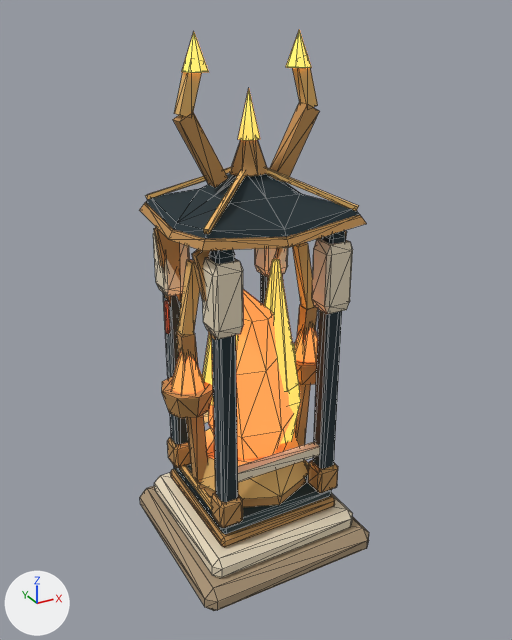
One commit to the FBX model Assets/_Game/Art/Models/ART3/Tower_FlameLanternL3.fbx: the scene before it, then after it.
Camera for both pictures: a camera (50 mm lens) standing at (-1.46, -2.71, 2.58) and looking at (0.02, -0.02, 1.24). The axes (+X, +Y, +Z) are drawn at lower left. The lights are the same throughout. The first picture is the older version. Mesh edges are drawn as thin lines. Where no turn or scale is listed for an object, it has been applied to the vertices. Vertices at exactly the same position are counted once.

Before the edit, the objects in view are built like this:
```python
me_tower_flamelanternl3mesh_001 = bpy.data.meshes.new('Tower_FlameLanternL3Mesh.001')
me_tower_flamelanternl3mesh_001.from_pydata(...)  # 918 vertices, 1600 faces; spans x -0.47..0.47, y -0.47..0.47, z 0.0..2.51
# faces by material slot: [1340, 260]
me_tower_flamelanternl3mesh_001.materials.append(mat_art1surface)  # picture img_art1palette_basecolor_128_png
me_tower_flamelanternl3mesh_001.materials.append(mat_art1glow)
ob_tower_flamelanternl3 = bpy.data.objects.new('Tower_FlameLanternL3', me_tower_flamelanternl3mesh_001)
ob_tower_flamelanternl3.location = (0.0, 0.0, 0.0)
```
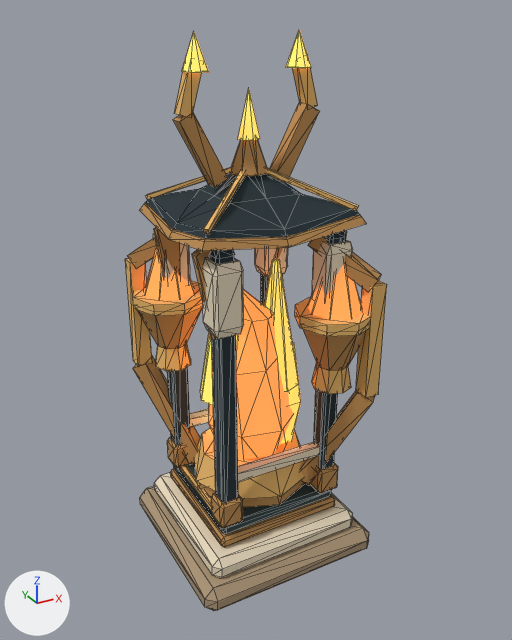
Pixel boxes (x1, y1, x2, y2) of what changed, in the pictures (512 x 640 px; the box of a moved part takes in the faces that stretch with it):
'Tower_FlameLanternL3', reshaped (14% wider): before (140, 29, 369, 611); after (125, 29, 387, 611)
part 1 of me_tower_flamelanternl3mesh_001, added (orange): after (133, 281, 203, 316)
part 2 of me_tower_flamelanternl3mesh_001, added (brown): after (356, 281, 387, 398)
part 3 of me_tower_flamelanternl3mesh_001, added (brown): after (312, 362, 351, 394)
part 4 of me_tower_flamelanternl3mesh_001, added (brown): after (303, 329, 366, 371)
part 5 of me_tower_flamelanternl3mesh_001, added (orange): after (295, 297, 370, 337)
part 6 of me_tower_flamelanternl3mesh_001, added (orange): after (308, 264, 362, 320)
part 7 of me_tower_flamelanternl3mesh_001, deleted (brown): before (295, 304, 318, 446)
part 8 of me_tower_flamelanternl3mesh_001, deleted (brown): before (292, 242, 315, 309)
part 9 of me_tower_flamelanternl3mesh_001, moved or reshaped: before (162, 260, 318, 483); after (125, 237, 381, 485)
part 10 of me_tower_flamelanternl3mesh_001, recoloured: before (172, 336, 307, 394); after (156, 349, 373, 469)

What changed in the scene script:
```text
Change me_tower_flamelanternl3mesh_001:
    used by ob_tower_flamelanternl3; location = (0.0, 0.0, 0.0)
    remove me_tower_flamelanternl3mesh_001.from_pydata(...)  # 918 vertices, 1600 faces; spans x -0.47..0.47, y -0.47..0.47, z 0.0..2.51
    add me_tower_flamelanternl3mesh_001.from_pydata(...)  # 998 vertices, 1736 faces; spans x -0.47..0.47, y -0.47..0.47, z 0.0..2.51
    me_tower_flamelanternl3mesh_001 part 1: a new loose piece, an 8-sided cylinder along z spanning x -0.47..-0.1, y 0.1..0.47, z 1.282..1.337, in mat_art1surface (picture img_art1palette_basecolor_128_png)
    me_tower_flamelanternl3mesh_001 part 2: a new loose piece, a box spanning x 0.368..0.442, y -0.442..-0.367, z 0.93..1.48, in mat_art1surface (picture img_art1palette_basecolor_128_png)
    me_tower_flamelanternl3mesh_001 part 3: a new loose piece, an 8-sided cut cone along z (radius 0.1 at the low end, 0.07 at the high end) spanning x 0.19..0.38, y -0.38..-0.19, z 0.95..1.09, in mat_art1surface (picture img_art1palette_basecolor_128_png)
    me_tower_flamelanternl3mesh_001 part 4: a new loose piece, an 8-sided cut cone along z (radius 0.08 at the low end, 0.18 at the high end) spanning x 0.1..0.47, y -0.46..-0.1, z 1.06..1.3, in mat_art1surface (picture img_art1palette_basecolor_128_png)
    me_tower_flamelanternl3mesh_001 part 5: a new loose piece, an 8-sided cylinder along z spanning x 0.1..0.47, y -0.47..-0.1, z 1.282..1.337, in mat_art1surface (picture img_art1palette_basecolor_128_png)
    me_tower_flamelanternl3mesh_001 part 6: a new loose piece, an 8-sided cut cone along z (radius 0.14 at the low end, 0.01 at the high end) spanning x 0.15..0.42, y -0.42..-0.15, z 1.31..1.69, in mat_art1glow
    me_tower_flamelanternl3mesh_001 part 7: the loose piece of 8 vertices spanning x 0.25..0.36, y -0.03..0.03, z 0.43..1.24 is deleted
    me_tower_flamelanternl3mesh_001 part 8: the loose piece of 8 vertices spanning x 0.24..0.36, y -0.03..0.03, z 1.24..1.57 is deleted
    me_tower_flamelanternl3mesh_001 part 9
    43 vertices are removed from x -0.4..0.46, y -0.13..0.13, z 0.85..1.2
    114 faces are deleted
    37 vertices move from x -0.46..0.4, y -0.1..0.09, z 0.43..1.57 to x -0.46..0.4, y -0.46..0.46, z 0.38..1.69
    51 vertices are added at x -0.47..0.46, y -0.45..0.47, z 0.38..1.7
    95 new faces join them, mat_art1surface (picture img_art1palette_basecolor_128_png)
    27 new faces join them, mat_art1glow
    me_tower_flamelanternl3mesh_001 part 10: 3 faces spanning x -0.38..0.4, y -0.46..0.41, z 0.42..1.3 switch from mat_art1glow to mat_art1surface (picture img_art1palette_basecolor_128_png)
```
